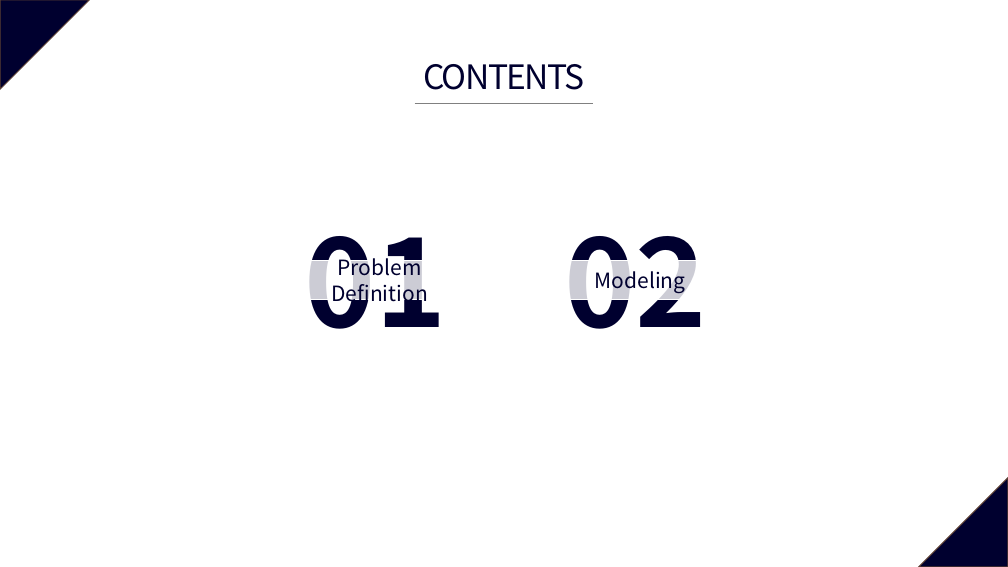
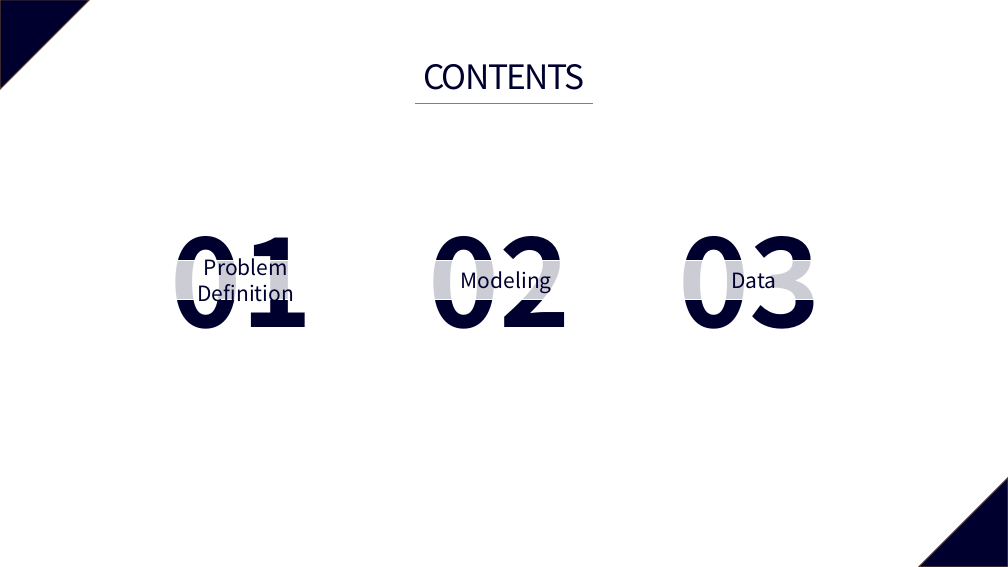
Before and after one commit to AgwaB/-CAU-Data-Structure-Design, a slide deck: slide 2 of 자료구조설계.pptx. Drawn at 1008x567 pixels with LibreOffice and Linux fonts; fonts in the diff are those of the drawing. Boxes give left, top, right and bottom in pixels: in the first picture for what was removed or moved away, otherwise in the second. Text is boxed around its words. In the diff, an @@ line names an element or a change of style, - is before the commit and + after.

```diff
--- a/자료구조설계.pptx
+++ b/자료구조설계.pptx
@@ 2 texts, 2 rectangles: place and size @@
-2 texts, 2 rectangles at [289,236,731,329]
+2 texts, 2 rectangles at [155,236,597,329]
@@ text added at [678,236,820,329], 115 pt, text #00002F, bold @@
+03
@@ rectangle added at [663,261,845,299], fill #FFFFFF at 80% opacity, outline #FFFFFF 1 pt, 20 pt, text #00002F @@
+Data
```
Also in this commit, not shown: 4 other slides changed, 4 slides added.
